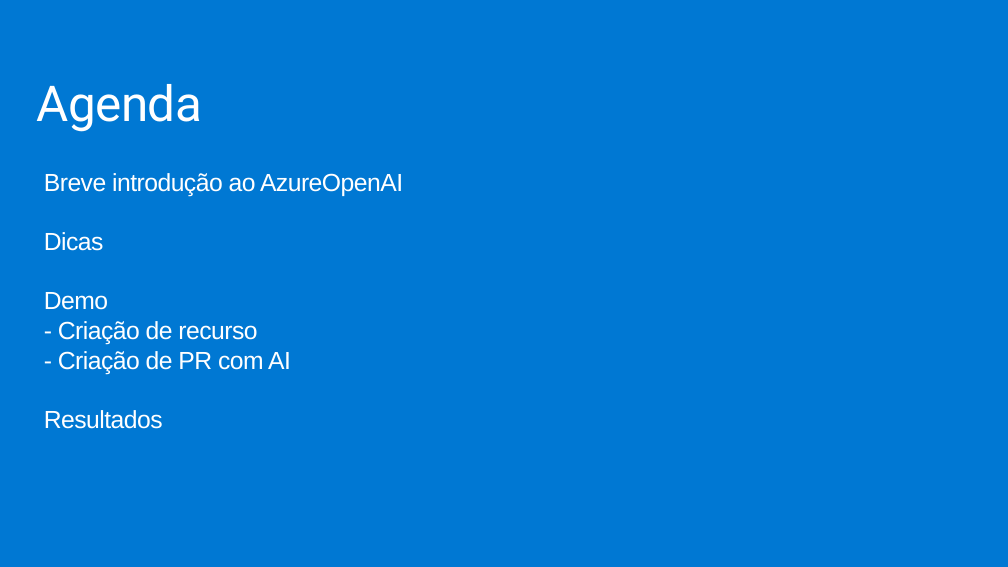
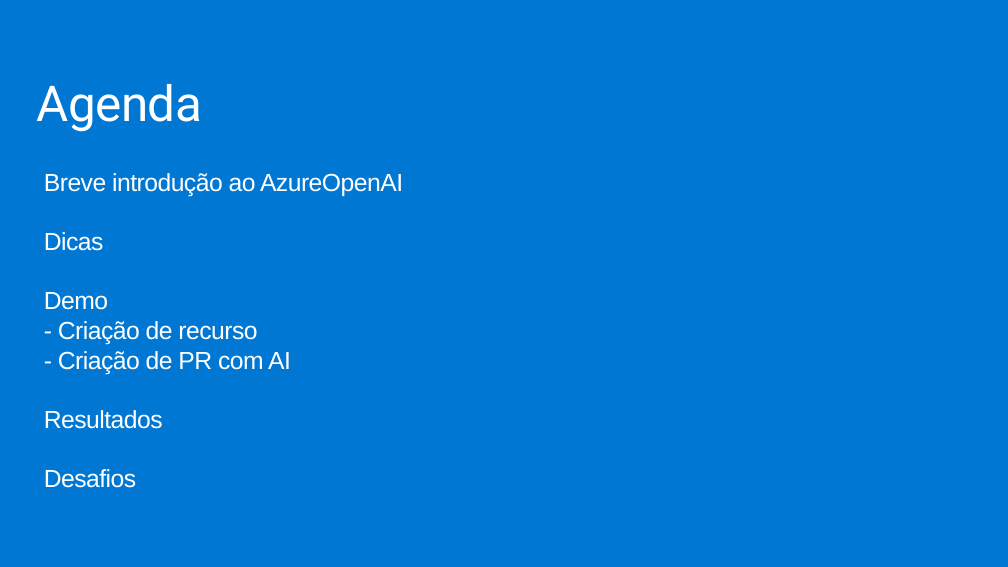
Before and after one commit to jpitapeva/azureopenai, a slide deck: slide 4 of AzureOpenAI.pptx. Drawn at 1008x567 pixels with LibreOffice and Linux fonts; fonts in the diff are those of the drawing; background and template pictures are left out. Boxes give left, top, right and bottom in pixels: in the first picture for what was removed or moved away, otherwise in the second. Text is boxed around its words. In the diff, an @@ line names an element or a change of style, - is before the commit and + after.

```diff
--- a/AzureOpenAI.pptx
+++ b/AzureOpenAI.pptx
@@ text at (44,469,136,488): paragraph added @@
+Desafios
```
Also in this commit, not shown: 6 other slides changed, 2 slides removed.
